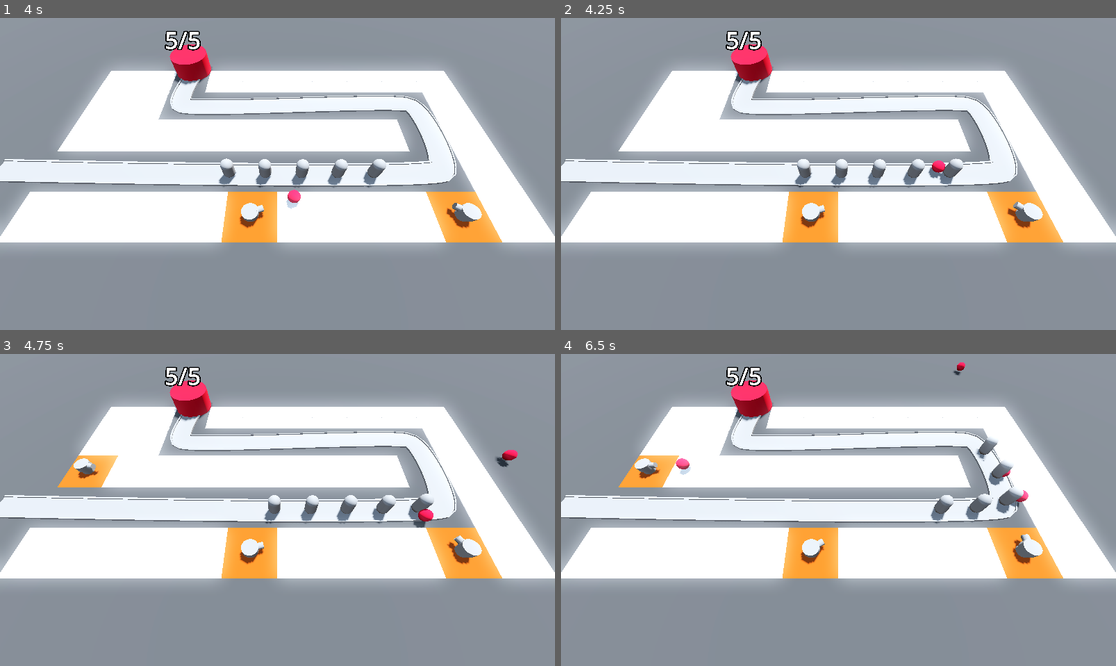
Above: before the commit, frames 1-4 (two rows, left to right).
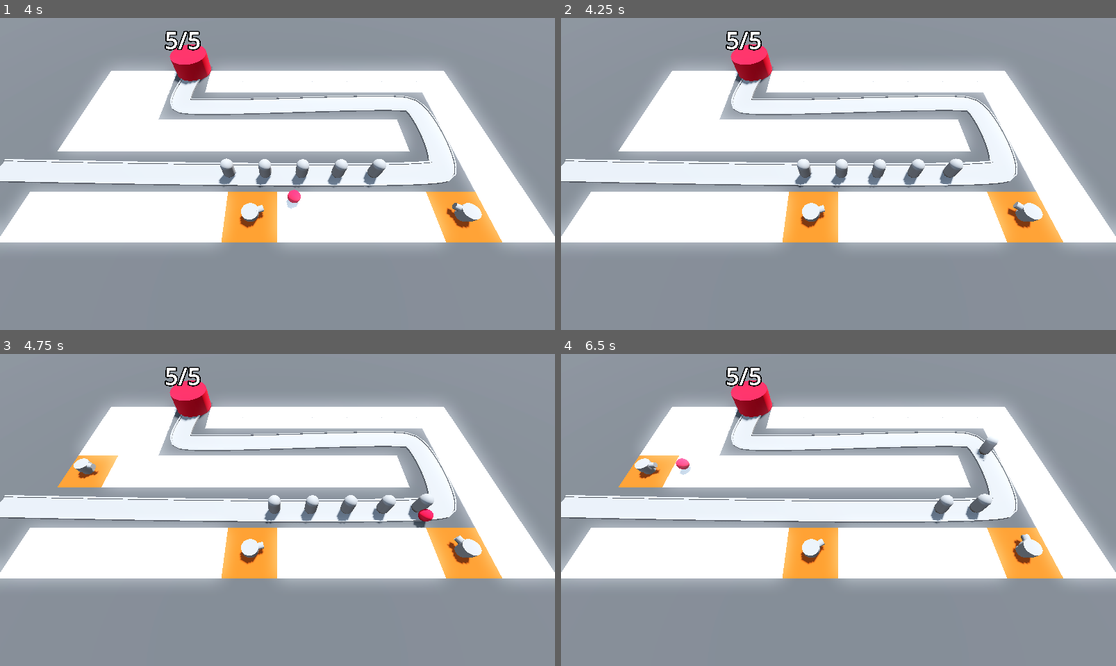
Above: after the commit, the same moments.

Repository: BerkayOzercan/Tutorial-Godot-Barbarian-Blaster
Game: Godot game, scene res://BaseLevel.tscn
Same seed, same stepped clock (60 frames per second), same inputs: the game is played once before the commit and once after it.
Inputs (mouse positions are in pixels of both pictures, inside the frame that each line leads up to):
- Up to frame 1 (4 s): move the mouse to (399, 158) at 0.52 s; click (399, 158) at 0.6 s; move the mouse to (166, 189) at 1.27 s; click (166, 189) at 1.35 s; move the mouse to (333, 105) at 2.02 s; click (333, 105) at 2.1 s; move the mouse to (249, 236) at 2.77 s; click (249, 236) at 2.85 s; move the mouse to (444, 220) at 3.52 s; click (444, 220) at 3.6 s
- Up to frame 2 (4.25 s): no input
- Up to frame 3 (4.75 s): move the mouse to (111, 463) at 4.27 s; click (111, 463) at 4.35 s
- Up to frame 4 (6.5 s): move the mouse to (866, 510) at 5.02 s; click (866, 510) at 5.1 s; move the mouse to (755, 432) at 5.77 s; click (755, 432) at 5.85 s

Frame 1 is identical in both runs. In frame 2, 0.1% of the frame differs, in the area x 66-70%, y 45-52%; in frame 3, 0.1%; in frame 4, 0.5%, in the area x 70-85%, y 2-52%.

Commit message:
Edit : damaging enemies

Diff:
--- a/Enemy/enemy.gd
+++ b/Enemy/enemy.gd
@@ -1,9 +1,18 @@
 extends PathFollow3D
 
+@export var max_health: int = 50
 @export var speed: float
+
+var current_health: int:
+	set(health_in):
+		current_health = health_in
+		if current_health < 1:
+			queue_free()
 
 @onready var base = get_tree().get_first_node_in_group("base")
 
+func _ready():
+	current_health = max_health
 
 func _process(delta: float) -> void:
 	progress += delta * speed
--- a/Enemy/enemy.tscn
+++ b/Enemy/enemy.tscn
@@ -1,8 +1,10 @@
-[gd_scene load_steps=3 format=3 uid="uid://bdv4s5s0bqqgj"]
+[gd_scene load_steps=4 format=3 uid="uid://bdv4s5s0bqqgj"]
 
 [ext_resource type="Script" path="res://Enemy/enemy.gd" id="1_ghfq2"]
 
 [sub_resource type="CapsuleMesh" id="CapsuleMesh_ysy3x"]
+
+[sub_resource type="CapsuleShape3D" id="CapsuleShape3D_un6p0"]
 
 [node name="Enemy" type="PathFollow3D"]
 transform = Transform3D(0.999989, 0, 0, 0, 0.999999, 0, 0, 0, 0.999988, 0, 0, 0)
@@ -11,3 +13,9 @@
 [node name="MeshInstance3D" type="MeshInstance3D" parent="."]
 transform = Transform3D(1, 0, 0, 0, 1, 0, 0, 0, 1, 0, 1, 0)
 mesh = SubResource("CapsuleMesh_ysy3x")
+
+[node name="EnemyArea3D" type="Area3D" parent="." groups=["enemy_area"]]
+transform = Transform3D(1, 0, 0, 0, 1, 0, 0, 0, 1, 0, 1, 0)
+
+[node name="CollisionShape3D" type="CollisionShape3D" parent="EnemyArea3D"]
+shape = SubResource("CapsuleShape3D_un6p0")
--- a/Turret/projectile.gd
+++ b/Turret/projectile.gd
@@ -4,8 +4,17 @@
 
 @export var speed: float = 30.0
 
+var damage: int = 25
+
 func _physics_process(delta: float) -> void:
 	position += direction * delta * speed
 
 func _on_timer_timeout() -> void:
 	queue_free()
+
+
+func _on_area_entered(area:Area3D) -> void:
+	if area.is_in_group("enemy_area"):
+		print(area)
+		area.get_parent().current_health -= damage
+		queue_free()
--- a/Turret/projectile.tscn
+++ b/Turret/projectile.tscn
@@ -25,4 +25,5 @@
 one_shot = true
 autostart = true
 
+[connection signal="area_entered" from="." to="." method="_on_area_entered"]
 [connection signal="timeout" from="Timer" to="." method="_on_timer_timeout"]
